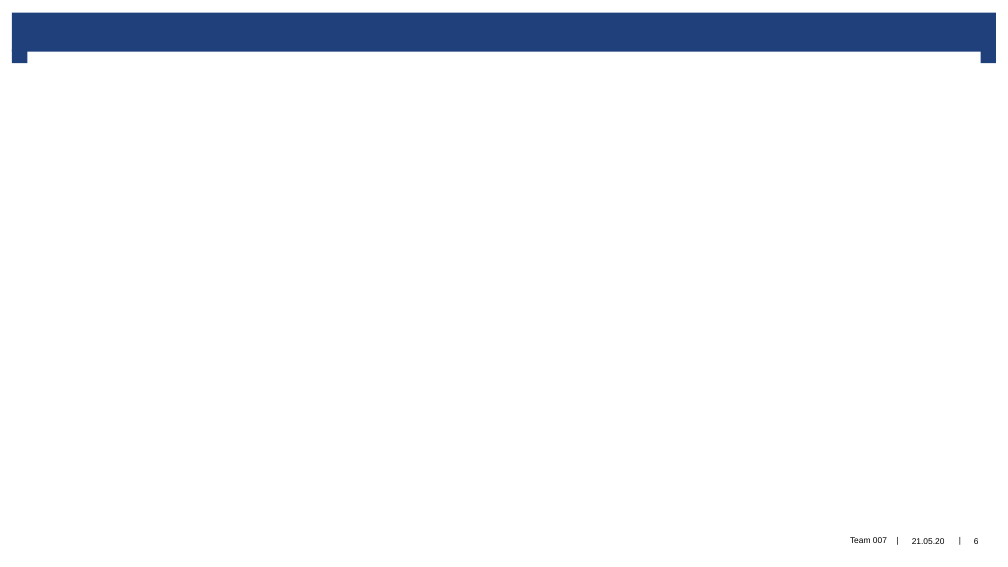
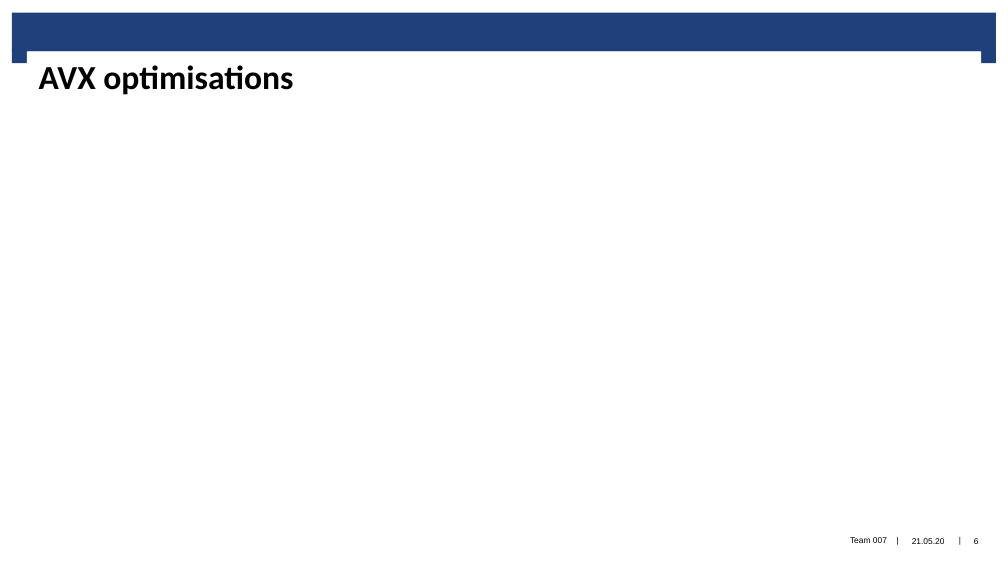
Before and after one commit to Shinmera/ethsift, a slide deck: slide 6 of presentation/07.pptx. Drawn at 1008x567 pixels with LibreOffice and Linux fonts; fonts in the diff are those of the drawing; background and template pictures are left out. Boxes give left, top, right and bottom in pixels: in the first picture for what was removed or moved away, otherwise in the second. Text is boxed around its words. In the diff, an @@ line names an element or a change of style, - is before the commit and + after.

```diff
--- a/presentation/07.pptx
+++ b/presentation/07.pptx
@@ title added at [26, 51, 981, 132], fill #FFFFFF, 32 pt, text #000000, bold @@
+AVX optimisations
```
Also in this commit, not shown: 5 other slides changed, 1 slide added, 5 slides removed.
